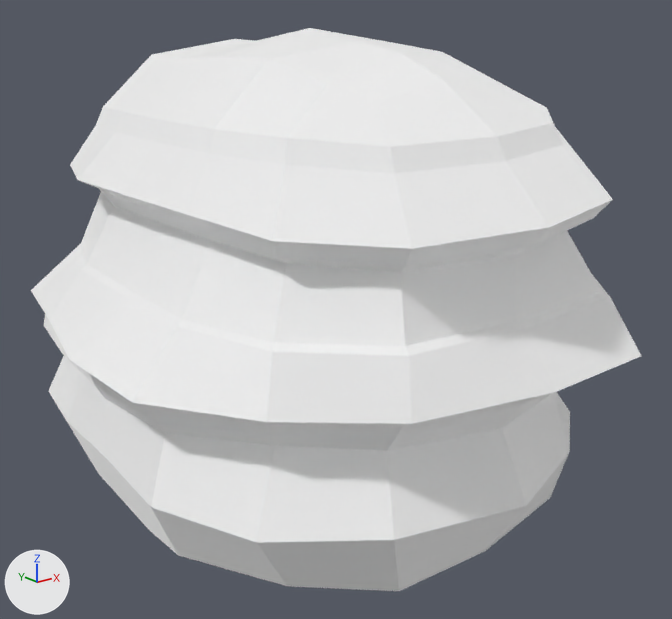
The glTF model assets/nature_lowpoly/Bush_Snow_1.glb: old version first, new version second.
Camera for both pictures: a 50 mm lens placed at (-1.519, -2.061, 1.247), pointed at (0.057, -0.092, 0.459). The lights are fixed; the arrows at lower left show +X, +Y and +Z. The older version comes first.

Names of what the first picture shows: 'Bush_Snow_1'.
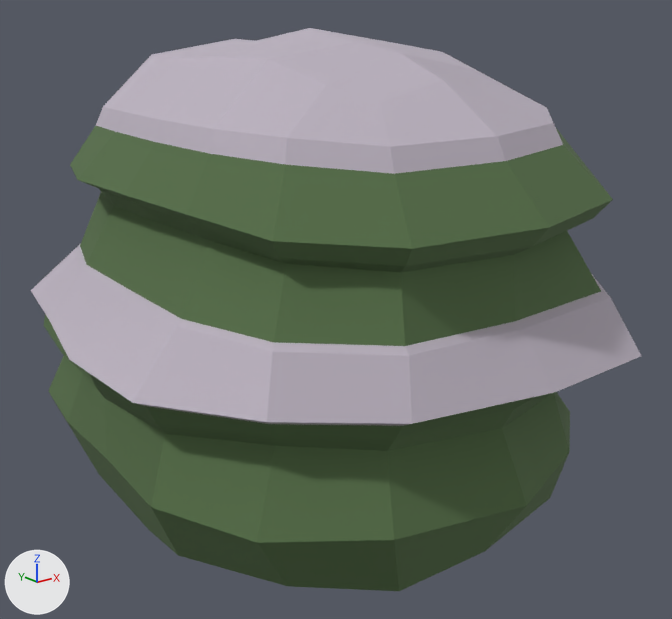
Boxes [x1, y1, x2, y2] around the edits, measured in the pictures (672 x 619 px):
```json
{"object": "Bush_Snow_1", "change": "recoloured, surface changed", "before": [31, 28, 641, 591], "after": [31, 28, 641, 591], "on screen": "darker"}
```

The change, as JSON lines over the scene's bpy script:
```json
{"op": "set", "path": "mat_green.metallic", "old": "1.0", "new": "0.0"}
{"op": "set", "path": "mat_green.base_color", "old": "(1.0, 1.0, 1.0)", "new": "(0.0874, 0.152, 0.0599)", "note": "white #ffffff -> dark green #536d45"}
{"op": "set", "path": "mat_green.roughness", "old": "1.0", "new": "0.9"}
{"op": "set", "path": "mat_snow.metallic", "old": "1.0", "new": "0.0"}
{"op": "set", "path": "mat_snow.base_color", "old": "(1.0, 1.0, 1.0)", "new": "(0.503, 0.451, 0.527)", "note": "white #ffffff -> light grey #bcb3c0"}
{"op": "set", "path": "mat_snow.roughness", "old": "1.0", "new": "0.9"}
```
